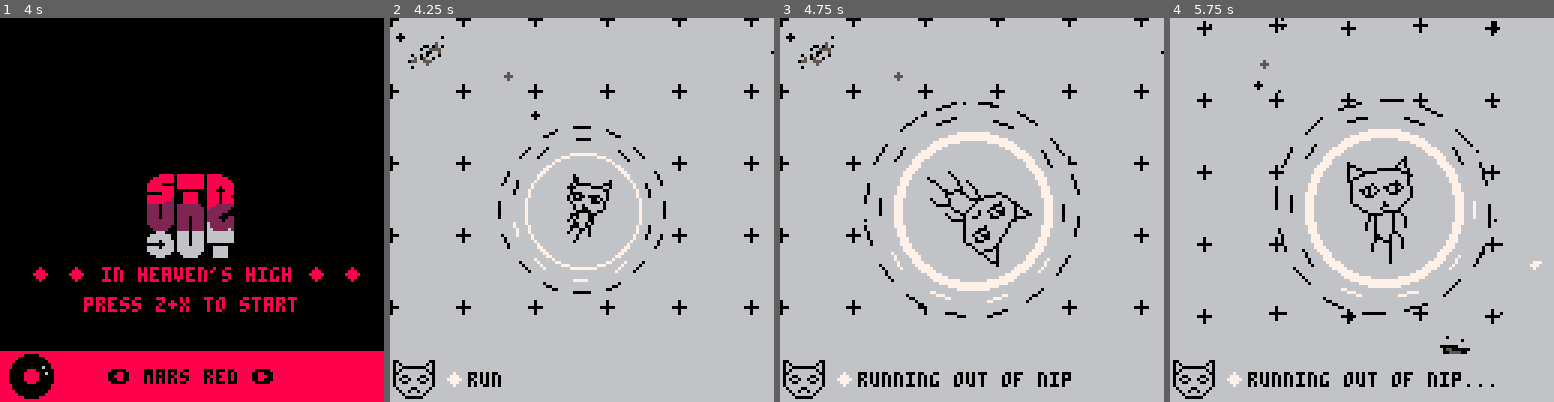
Above: before the commit, frames 1-4 (left to right).
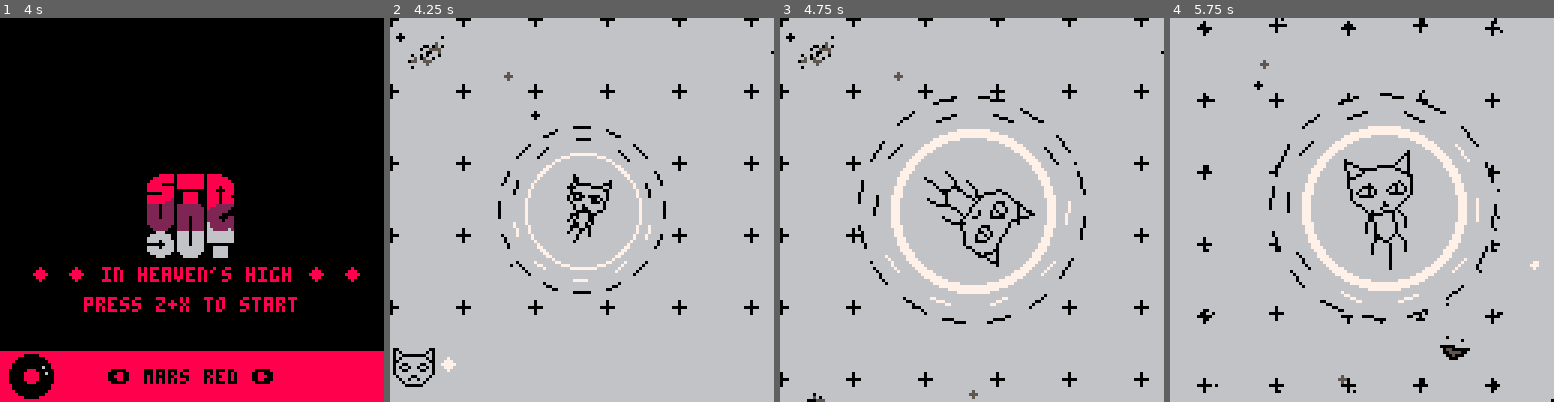
Above: after the commit, the same moments.

Repository: ianmart1n/AGBIC2016
Game: PICO-8 cartridge strungout.p8
Same seed, same stepped clock (60 frames per second), same inputs: the game is played once before the commit and once after it.
Inputs:
- Up to frame 1 (4 s): tap X (X key) at 0.33, 1.07, 1.85, 2.97 s; tap O (Z key) at 0.7, 1.7, 2.1, 2.5, 2.9, 3.3, 3.7 s; hold Right 1.6-2.1 s; hold Up 2.15-2.42 s; hold Right 2.47-3.03 s; hold Left 3.08-3.58 s; hold Down 3.63-3.97 s
- Up to frame 2 (4.25 s): hold Right from 4.02 s (still down); tap X (X key) at 4.08 s; tap O (Z key) at 4.1 s
- Up to frame 3 (4.75 s): tap O (Z key) at 4.5 s; release Right at 4.68 s; hold Up from 4.73 s (still down)
- Up to frame 4 (5.75 s): tap O (Z key) at 4.9, 5.3, 5.7 s; release Up at 5.03 s; hold Left 5.08-5.68 s; tap X (X key) at 5.2 s; hold Down from 5.73 s (still down)

Frame 1 is identical in both runs. In frame 2, 1.1% of the frame differs, in the area x 0-68%, y 32-100%; in frame 3, 6.6%; in frame 4, 6.8%, in the area x 0-100%, y 0-100%.

Commit message:
better text stuff

Diff:
--- a/strungout.p8
+++ b/strungout.p8
@@ -149,7 +149,7 @@
 
  -- player
  cat=entity(0,0,7)
- cat.nip=5
+ cat.nip=6
  cat.nipw1=false
  cat.nipw2=false
  cat.pw=false
@@ -515,12 +515,41 @@
 
   -- dialogue
   if cat.talk.txt != nil then
-   cat.talk.txt2=cat.talk.txt2..sub(cat.talk.txt,1,1)
-   cat.talk.txt=sub(cat.talk.txt,2,#cat.talk.txt)
-
-   if time()-cat.talk.time > 2+#cat.talk.txt2/30 then
-    cat.talk.txt2=nil
-    cat.talk.txt=nil
+   if cat.talk.wait == 0 then
+    local s=""
+    local c=sub(cat.talk.txt,1,1)
+    while c != " " and c != "\n" and #cat.talk.txt > 0 do
+     printh(c)
+     s=s..c
+     cat.talk.txt=sub(cat.talk.txt,2,#cat.talk.txt)
+     c=sub(cat.talk.txt,1,1)
+    end
+    s=s..c
+    cat.talk.txt=sub(cat.talk.txt,2,#cat.talk.txt)
+
+    -- line break
+    if cat.talk.w+#s > 25 then
+     cat.talk.txt2=cat.talk.txt2.."\n"
+     cat.talk.h+=1
+     cat.talk.w=0
+    end
+
+    if #s != 0 then
+     sfx(cat.talk.icon,0)
+     cat.talk.txt2=cat.talk.txt2..s
+     cat.talk.w+=#s
+    end
+
+    -- clear
+    if time()-cat.talk.time > 2+#cat.talk.txt2/30 then
+     cat.talk.txt2=nil
+     cat.talk.txt=nil
+     cat.talk.h=0
+     cat.talk.w=0
+    end
+    cat.talk.wait=3
+   else
+    cat.talk.wait-=1
    end
   end
 
@@ -704,6 +733,8 @@
  scenes["game"]=game
  scenes["over"]=over
  scenes.current = "menu"
+
+ say(6,"lorem ipsum dolor sit amet, consectetur adipiscing elit. mauris eget lobortis massa.")
 end
 
 function _update()
@@ -714,6 +745,9 @@
  cat.talk.icon=i
  cat.talk.txt =s
  cat.talk.txt2=""
+ cat.talk.h=0
+ cat.talk.w=0
+ cat.talk.wait=3
  cat.talk.time=time()
 end
 
@@ -860,12 +894,13 @@
  camera(0,0)
  if cat.talk.txt2!=nil then
   color(0)
-  rectfill(0,112,127,127)
-  draw_icon(cat.talk.icon,0,112)
+  rectfill(0,103,127,127)
+  draw_icon(cat.talk.icon,0,108)
   color(7)
-  print(cat.talk.txt2,26,118)
+  local y = 113-(cat.talk.h)*3
+  print(cat.talk.txt2,26,y)
   color(12)
-  print("\143",18,118)
+  print("\143",16,113)
  end
 end
 
Not shown, changed: the sound effects (__sfx__) section of strungout.p8
